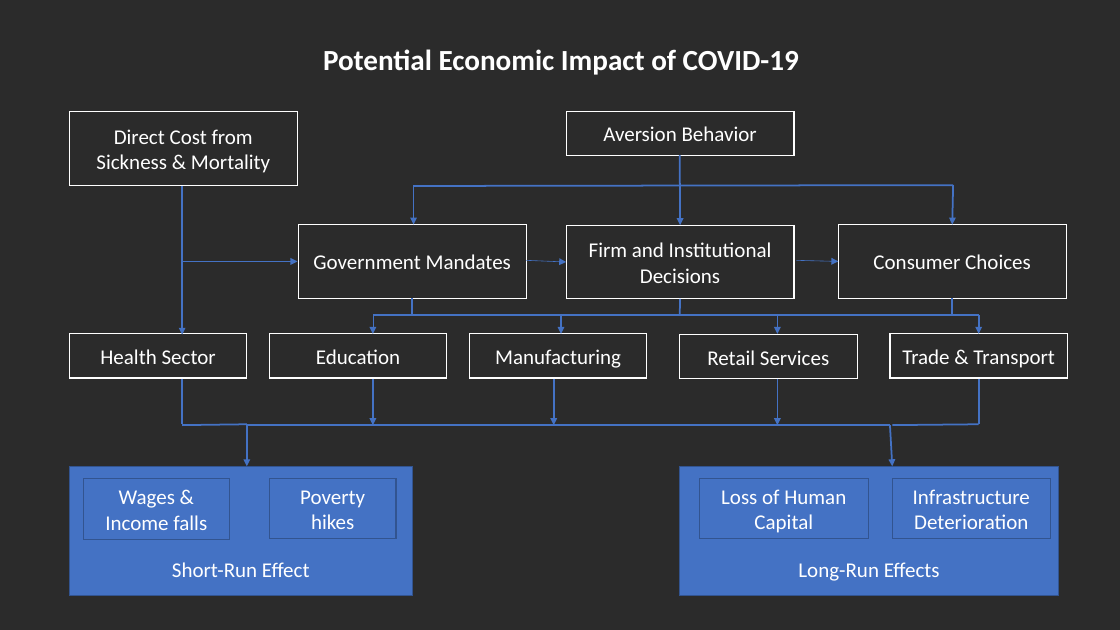
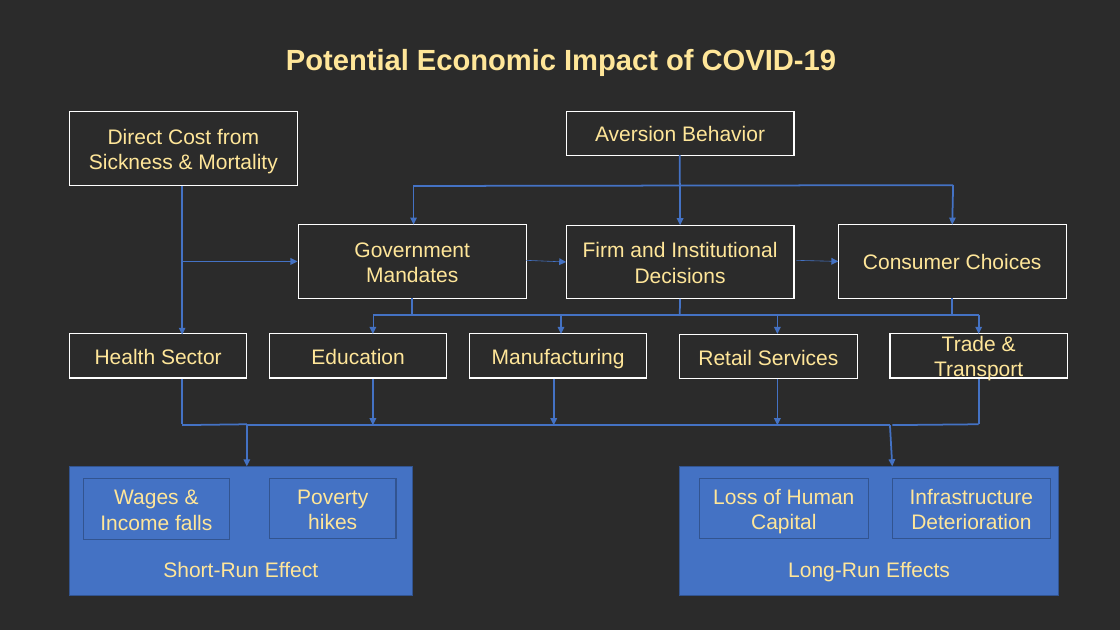
Before and after one commit to frpatel/databootcamp-homework, a slide deck: slide 3 of final-project/presentation/COVID-19 Effect on Global Economy.pptx (slide 2 before the commit). Drawn at 1120x630 pixels with LibreOffice and Linux fonts; fonts in the diff are those of the drawing; background and template pictures are left out; a plain dark background stands for a picture behind light text. Boxes give left, top, right and bottom in pixels: in the first picture for what was removed or moved away, otherwise in the second. Text is boxed around its words. In the diff, an @@ line names an element or a change of style, - is before the commit and + after.

```diff
--- a/final-project/presentation/COVID-19 Effect on Global Economy.pptx
+++ b/final-project/presentation/COVID-19 Effect on Global Economy.pptx
@@ font Calibri to Arial, text colour #FFFFFF to #FFE699 in 17 elements at (x1=286, y1=49, x2=836, y2=76), (x1=70, y1=112, x2=297, y2=186), (x1=566, y1=112, x2=794, y2=155), (x1=298, y1=224, x2=526, y2=298), (x1=566, y1=225, x2=794, y2=299), (x1=839, y1=224, x2=1066, y2=298), (x1=70, y1=334, x2=247, y2=378), (x1=270, y1=334, x2=447, y2=378), (x1=470, y1=334, x2=647, y2=378), (x1=680, y1=334, x2=857, y2=379), (x1=891, y1=334, x2=1068, y2=378), (x1=70, y1=466, x2=413, y2=596), (x1=83, y1=479, x2=229, y2=539), (x1=270, y1=479, x2=397, y2=539), (x1=680, y1=466, x2=1059, y2=596), (x1=700, y1=479, x2=869, y2=539), (x1=892, y1=479, x2=1050, y2=539) @@
```
Also in this commit, not shown: 3 other slides changed, 6 slides added, 6 other files.
